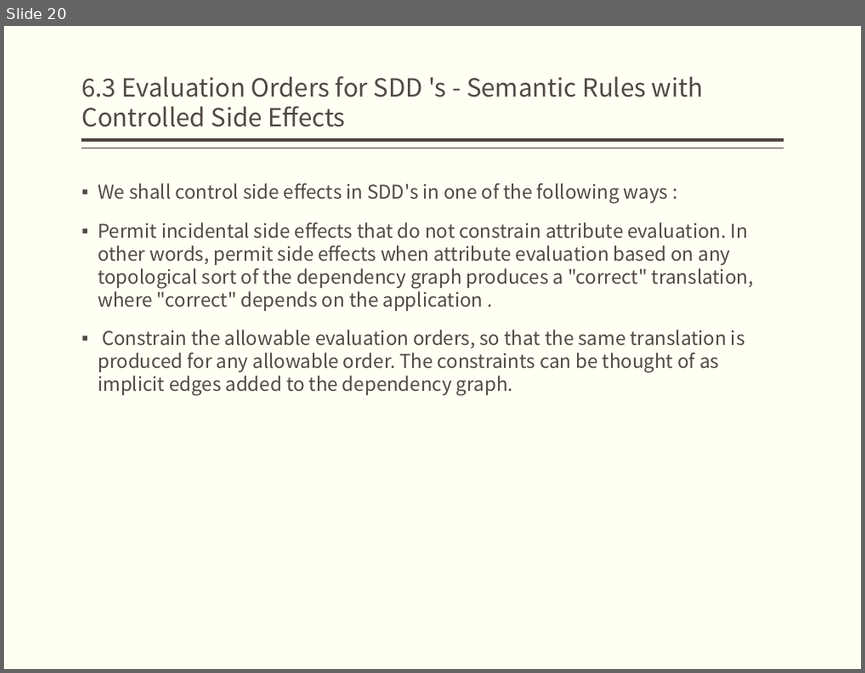
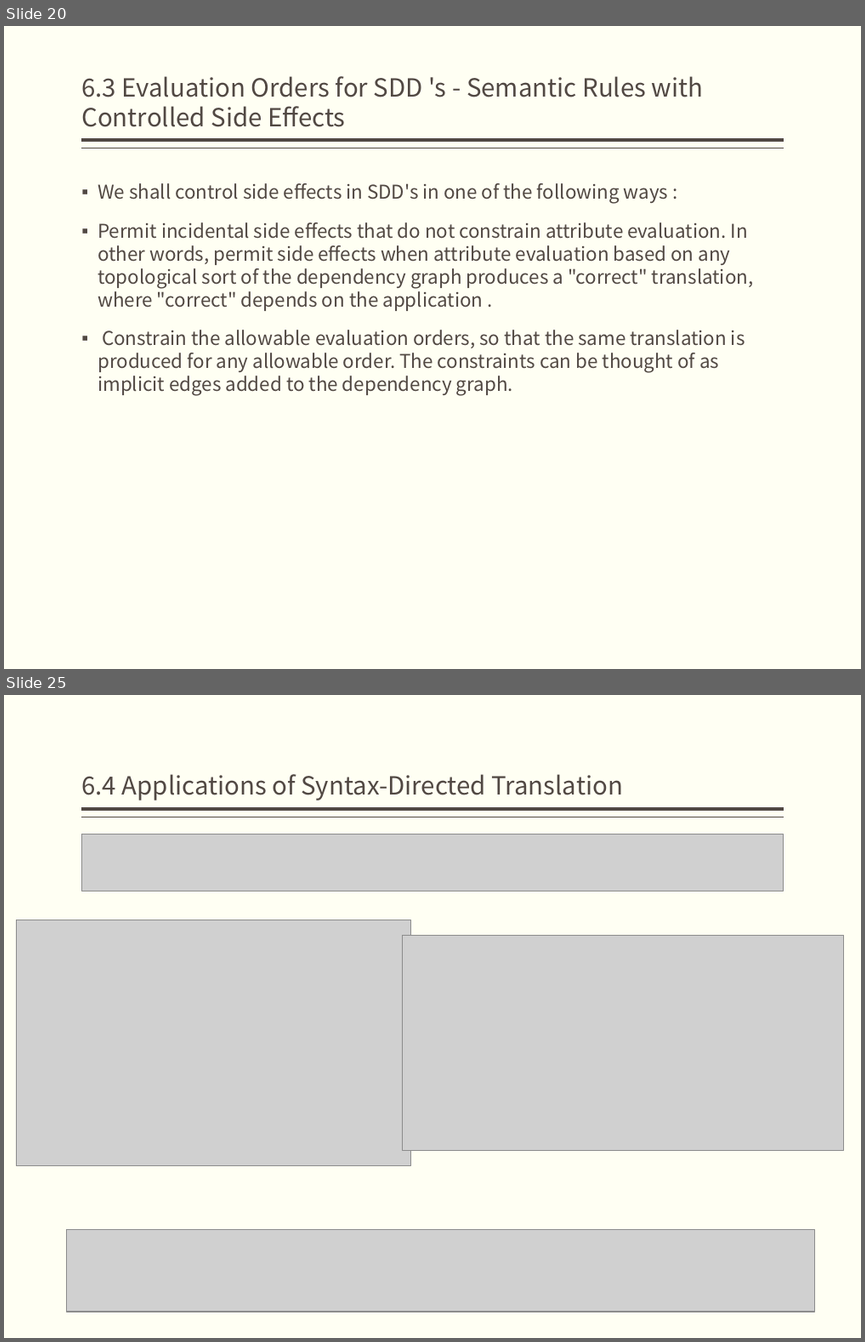
Before and after one commit to bonkboykz/jz81.github.io, a slide deck: course/compiler/LectureNotes/(Spring2017)Lecture6.pptx. Shown one above the other, each under a label of ours: slide 20 before the commit, slides 20 and 25 after it; the slides between them are not shown. The pictures are 865x673 and 865x1342 pixels, drawn with LibreOffice and Linux fonts; fonts in the diff are those of the drawing; grey boxes stand for pictures. Boxes give left, top, right and bottom in pixels: in the first picture for what was removed or moved away, otherwise in the second. Text is boxed around its words. In the diff, an @@ line names an element or a change of style, - is before the commit and + after.

```diff
--- a/course/compiler/LectureNotes/(Spring2017)Lecture6.pptx
+++ b/course/compiler/LectureNotes/(Spring2017)Lecture6.pptx
@@ slide 25 added at [4,695,861,1338], background #FFFFF3; not listed: 2 template elements that a slide beside it also shows @@
@@ title added at [81,774,623,800], 21 pt, text #514843 @@
+6.4 Applications of Syntax-Directed Translation
@@ picture added at [82,834,783,891] @@
@@ picture added at [16,920,410,1165] @@
@@ picture added at [403,936,843,1150] @@
@@ picture added at [67,1230,815,1312] @@
```
Also in this commit, not shown: 1 slide changed, 5 other slides added.
